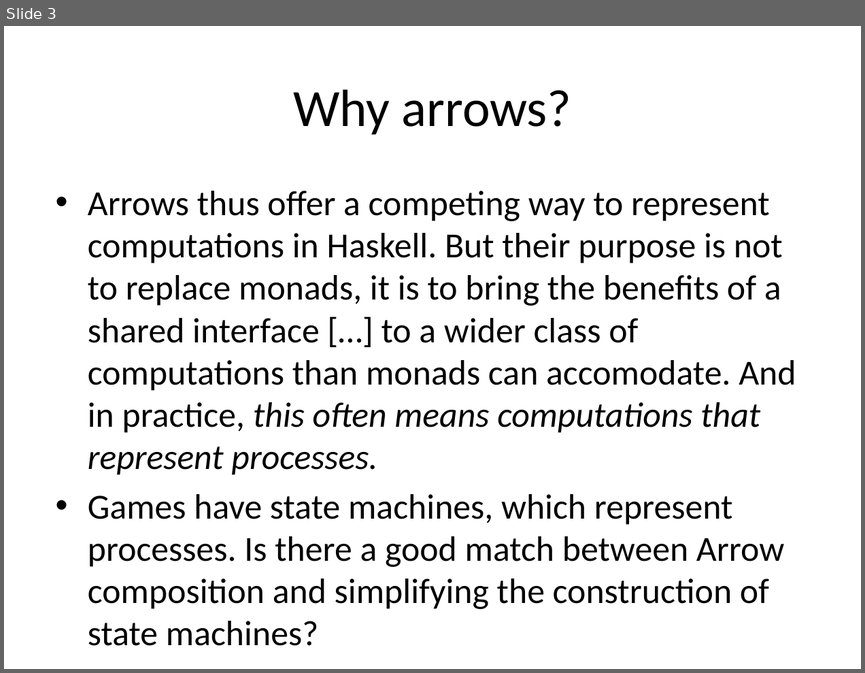
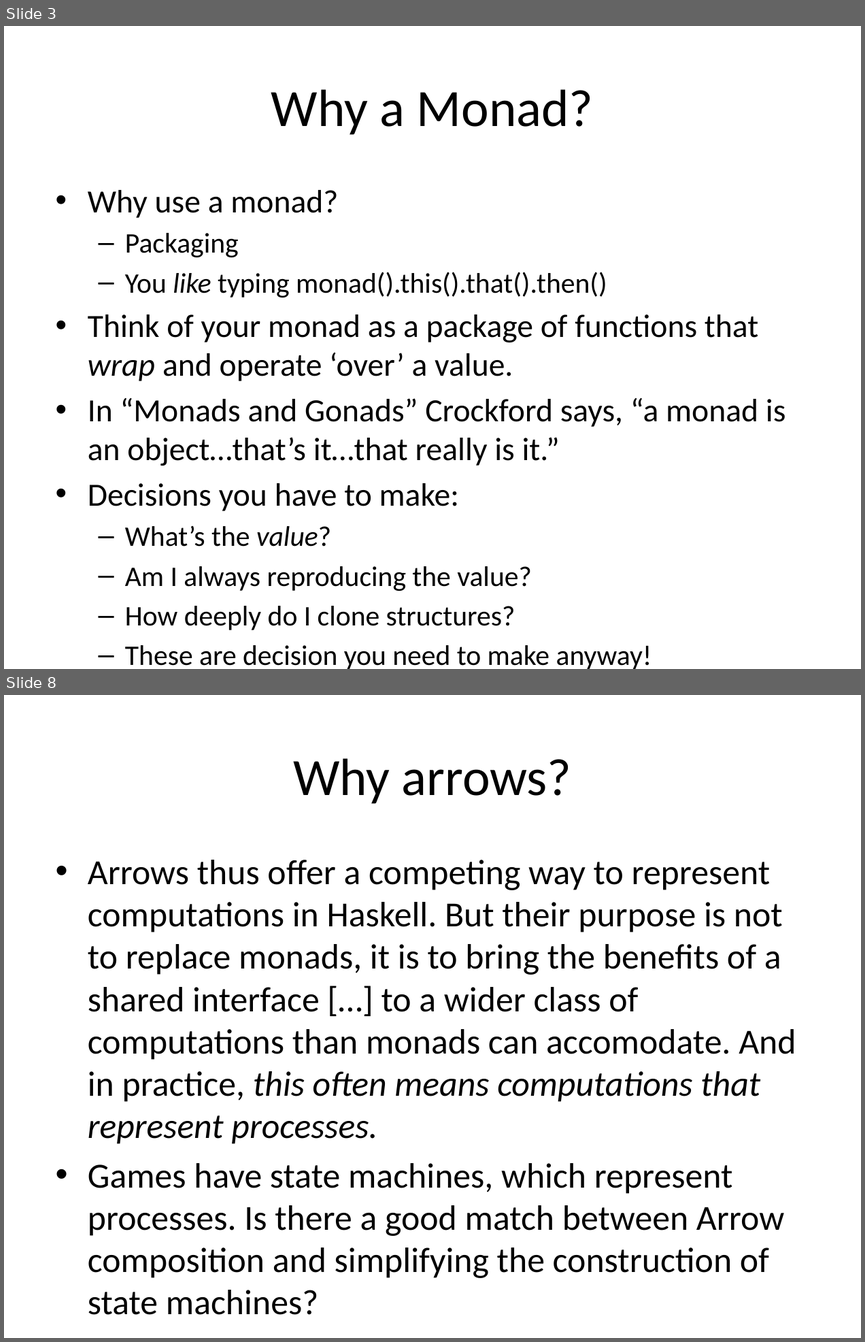
Before and after one commit to enright/arrowlets, a slide deck: MonadsOfDoomArrowsOfTime.pptx. Shown one above the other, each under a label of ours: slide 3 before the commit, slides 3 and 8 after it; the slides between them are not shown. The pictures are 865x673 and 865x1342 pixels, drawn with LibreOffice and Linux fonts; fonts in the diff are those of the drawing. Boxes give left, top, right and bottom in pixels: in the first picture for what was removed or moved away, otherwise in the second. Text is boxed around its words. In the diff, an @@ line names an element or a change of style, - is before the commit and + after.

```diff
--- a/MonadsOfDoomArrowsOfTime.pptx
+++ b/MonadsOfDoomArrowsOfTime.pptx
@@ slide 3 added at [4, 26, 861, 669], background #FFFFFF @@
@@ title added at [271, 89, 594, 135], 44 pt, text #000000 @@
+Why a Monad?
@@ text added at [88, 190, 786, 669], 27.2 pt, text #000000 @@
+• Why use a monad?
+  – Packaging
+  – You like typing monad().this().that().then()
+• Think of your monad as a package of functions that wrap and operate ‘over’ a value.
+• In “Monads and Gonads” Crockford says, “a monad is an object…that’s it…that really is it.”
+• Decisions you have to make:
+  – What’s the value?
+  – Am I always reproducing the value?
+  – How deeply do I clone structures?
+  – These are decision you need to make anyway!
@@ what was slide 3 is now slide 8 @@
```
Also in this commit, not shown: 2 slides changed, 4 other slides added.
